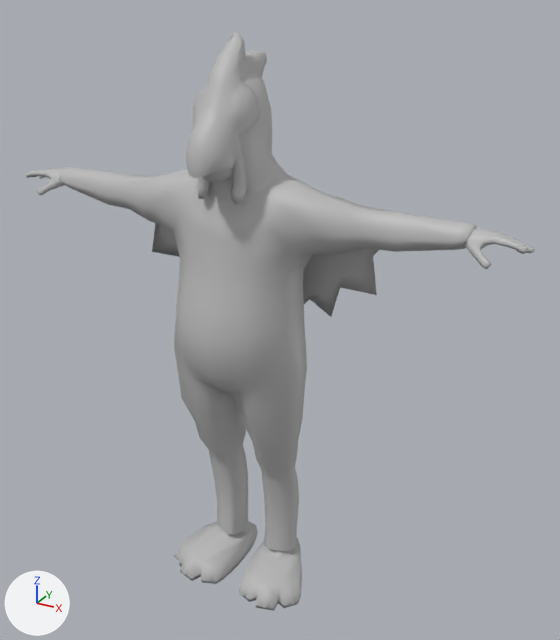
The FBX model Assets/Models/ChickenMan/Chicken Man.fbx as it was, and as the next commit left it.
The view is the same before and after, from a camera (50 mm lens) standing at (1.305, -2.095, 2.162) and looking at (0.11, 0.078, 1.076). The axes (+X, +Y, +Z) are drawn at lower left. The lights are the same throughout. Where no turn or scale is listed for an object, it has been applied to the vertices.

Script lines for the objects in view, before the commit:
```python
mat_lambert1 = principled_material('lambert1')
mat_lambert1.base_color = (0.5, 0.5, 0.5)  # grey #bcbcbc
me_mesh = bpy.data.meshes.new('Mesh')
me_mesh.from_pydata(...)  # 1613 vertices, 1548 faces; spans x -0.94..0.94, y -0.24..0.21, z 0.0..2.03
me_mesh.materials.append(mat_lambert1)  # grey #bcbcbc
ob_pollo_mesh = bpy.data.objects.new('pollo_Mesh', me_mesh)
ob_pollo_mesh.location = (0.0, 0.0, 0.0)
```
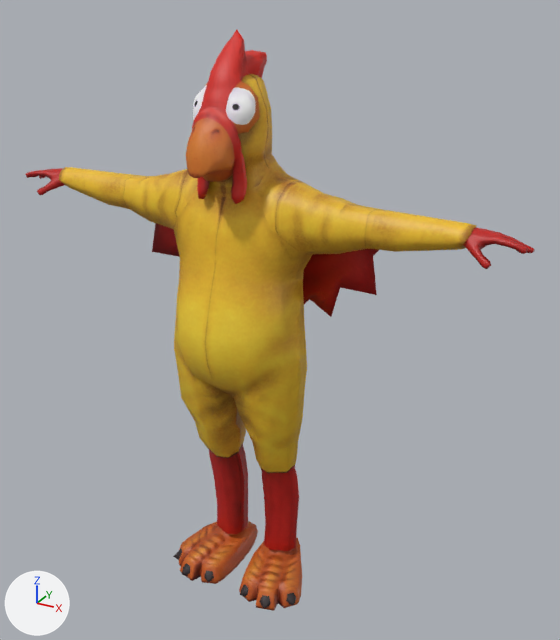
Where the change shows, as pixel boxes (x1, y1, x2, y2) in the pictures (560 x 640 px):
'pollo_Mesh', surface changed (grey to yellow)
    both: (26, 30, 535, 611)

What changed in the scene script:
```text
Add img_chickenman_n_png:
    img_chickenman_n_png = load_image('ChickenMan_N.png', 'ChickenMan_N.png', 1024, 1024, 'Non-Color')
Add img_chickenman_d_png:
    img_chickenman_d_png = load_image('ChickenMan_D.png', 'ChickenMan_D.png', 1024, 1024, 'sRGB')
Change mat_lambert1:
    where n0 = _N.new('ShaderNodeBsdfPrincipled'); n0.name = 'Principled BSDF'
    remove n0.inputs[0].default_value = (0.5, 0.5, 0.5, 1.0)  # 'Base Color', grey #bcbcbc
    add n2 = _N.new('ShaderNodeTexImage'); n2.name = 'Image Texture'
    add n2.image = img_chickenman_d_png
    add n3 = _N.new('ShaderNodeTexImage'); n3.name = 'Image Texture.001'
    add n3.image = img_chickenman_n_png
    add n4 = _N.new('ShaderNodeNormalMap'); n4.name = 'Normal Map'
    add _L.new(n2.outputs[0], n0.inputs[0])  # 'Color' to 'Base Color'
    add _L.new(n2.outputs[1], n0.inputs[4])  # 'Alpha' to 'Alpha'
    add _L.new(n3.outputs[0], n4.inputs[1])  # 'Color' to 'Color'
    add _L.new(n4.outputs[0], n0.inputs[5])  # 'Normal' to 'Normal'
```
